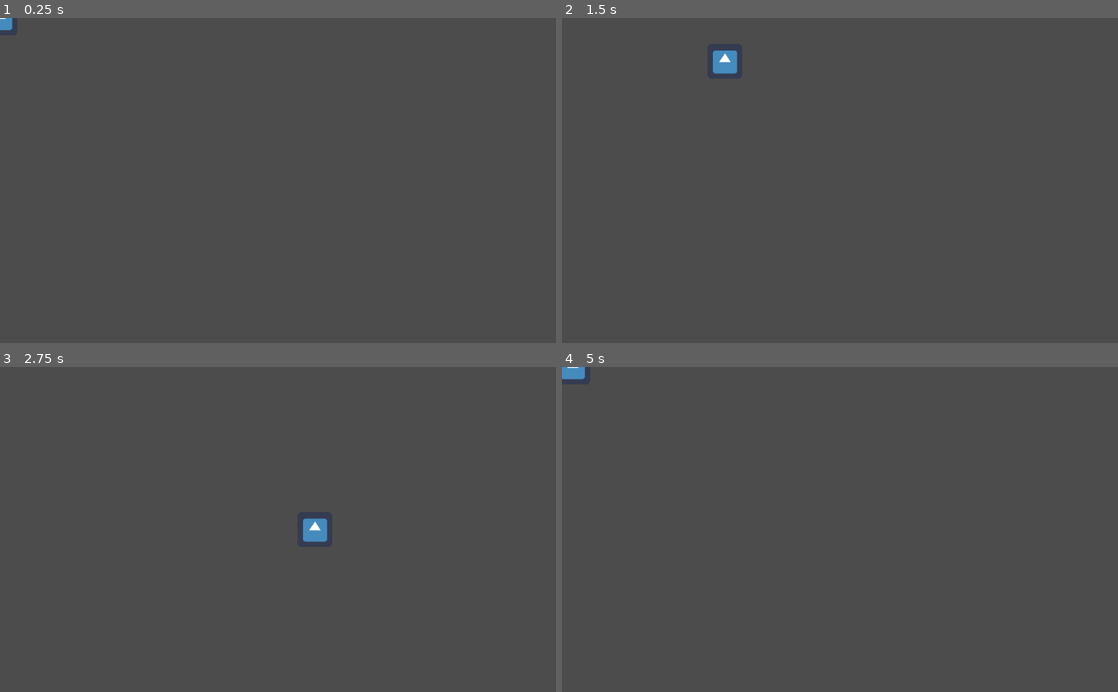
Above: before the commit, frames 1-4 (two rows, left to right).
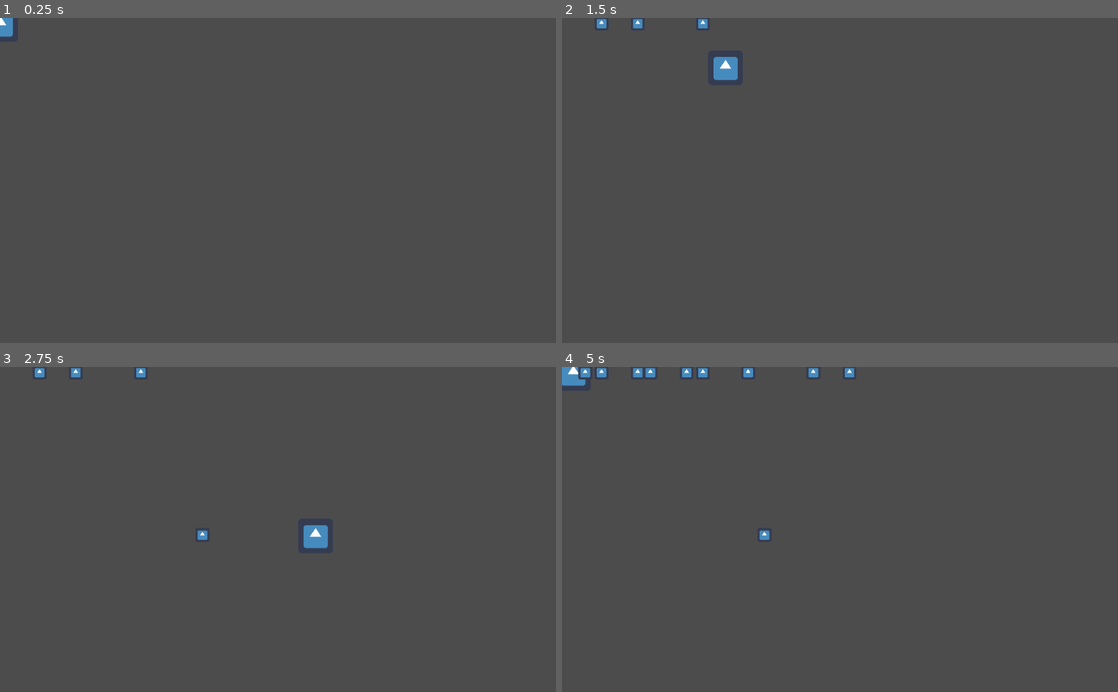
Above: after the commit, the same moments.

Repository: PerHenrikS/LudumDare42
Game: Godot game, scene res://Main.tscn
Same seed, same stepped clock (60 frames per second), same inputs: the game is played once before the commit and once after it. The engine's default icon, where the game draws it, is replaced by a stand-in: a white triangle on a blue panel in a dark square.
Inputs:
- Up to frame 1 (0.25 s): no input
- Up to frame 2 (1.5 s): tap Enter at 0.5 s; hold Right (ui_right) 0.53-1.28 s; tap Space (ui_select) at 0.6, 0.77, 1.07, 1.35 s; hold Down (ui_down) from 1.28 s (still down)
- Up to frame 3 (2.75 s): tap Space (ui_select) at 1.52, 1.82, 2.1 s; release Down (ui_down) at 2.03 s; hold Right (ui_right) from 2.03 s (still down)
- Up to frame 4 (5 s): release Right (ui_right) at 2.78 s; hold Up (ui_up) 2.78-3.53 s; tap Space (ui_select) at 2.85, 3.02, 3.32, 3.6, 3.77, 4.07, 4.35, 4.52, 4.82 s; hold Left (ui_left) from 3.53 s (still down)

The runs differ from the first frame. In frame 1, less than 0.1% of the frame differs, in the area x 0-3%, y 0-6%; in frame 2, 0.4%; in frame 3, 0.5%; in frame 4, 0.7%, in the area x 0-53%, y 0-54%.

Commit message:
Spawn projectile at player pos

Diff:
--- a/GameScene.gd
+++ b/GameScene.gd
@@ -3,6 +3,8 @@
 #Export allows to be edited in Inspector
 export (int) var speed #Player movement speed
 var screensize #Size of game window
+var projectile = preload("res://Projectile.tscn")
+onready var fire_position = get_node("Position2D")
 
 func _ready():
 	# Called when the node is added to the scene for the first time.
@@ -21,6 +23,15 @@
 		velocity.y += 1
 	if Input.is_action_pressed("ui_up"):
 		velocity.y -= 1
+	if Input.is_action_just_pressed("ui_select"):
+		#Load "thing" object when throwing
+		if velocity.x != 0:
+			var obj = projectile.instance()
+			obj.position = Vector2(fire_position.get_global_position())
+
+			get_parent().add_child(obj)
+			obj.shoot(-1)
+
 	if velocity.length() > 0:
 		velocity = velocity.normalized() * speed
 		$AnimatedSprite.play()
@@ -35,3 +46,7 @@
 		$AnimatedSprite.animation = "Right"
 		$AnimatedSprite.flip_v = false
 		$AnimatedSprite.flip_h = velocity.x < 0
+		if velocity.x < 0:
+			fire_position.position.x = -45
+		elif velocity.x > 0:
+			fire_position.position.x = 45
--- a/GameScene.tscn
+++ b/GameScene.tscn
@@ -27,8 +27,9 @@
 custom_solver_bias = 0.0
 extents = Vector2( 32.0456, 32.1692 )
 
-[node name="Player" type="Area2D"]
+[node name="Player" type="Area2D" index="0"]
 
+position = Vector2( 1.10213, 11.9604 )
 input_pickable = true
 gravity_vec = Vector2( 0, 1 )
 gravity = 98.0
@@ -37,9 +38,6 @@
 audio_bus_override = false
 audio_bus_name = "Master"
 script = ExtResource( 1 )
-__meta__ = {
-"_edit_group_": true
-}
 speed = 400
 
 [node name="AnimatedSprite" type="AnimatedSprite" parent="." index="0"]
@@ -53,4 +51,8 @@
 
 shape = SubResource( 2 )
 
-[node name="Node2D" type="Node2D" parent="." index="2"]
+[node name="Position2D" type="Position2D" parent="." index="2"]
+
+position = Vector2( 45, -2 )
+scale = Vector2( 1.06949, 1 )
+_sections_unfolded = [ "Transform" ]
--- a/Main.tscn
+++ b/Main.tscn
@@ -2,6 +2,6 @@
 
 [ext_resource path="res://GameScene.tscn" type="PackedScene" id=1]
 
-[node name="Node2D" type="Node2D" index="0"]
+[node name="Node2D" type="Node2D"]
 
 [node name="Player" parent="." index="0" instance=ExtResource( 1 )]
--- /dev/null
+++ b/Projectile.gd
@@ -0,0 +1,12 @@
+extends KinematicBody2D
+
+var projectile_speed = 400
+
+func _ready():
+	# Called when the node is added to the scene for the first time.
+	# Initialization here
+	pass
+
+func shoot(direction):
+#	set_linear_velocity(Vector2(direction * projectile_speed, 0))
+	print("Shoot!")
--- /dev/null
+++ b/Projectile.tscn
@@ -0,0 +1,28 @@
+[gd_scene load_steps=4 format=2]
+
+[ext_resource path="res://Projectile.gd" type="Script" id=1]
+[ext_resource path="res://assets/icon.png" type="Texture" id=2]
+
+[sub_resource type="CircleShape2D" id=1]
+
+custom_solver_bias = 0.0
+radius = 14.9877
+
+[node name="Projectile" type="KinematicBody2D"]
+
+input_pickable = false
+collision_layer = 1
+collision_mask = 1
+collision/safe_margin = 0.08
+script = ExtResource( 1 )
+_sections_unfolded = [ "Linear", "Transform" ]
+
+[node name="CollisionShape2D" type="CollisionShape2D" parent="." index="0"]
+
+shape = SubResource( 1 )
+
+[node name="Sprite" type="Sprite" parent="." index="1"]
+
+scale = Vector2( 0.2, 0.2 )
+texture = ExtResource( 2 )
+_sections_unfolded = [ "Transform" ]
